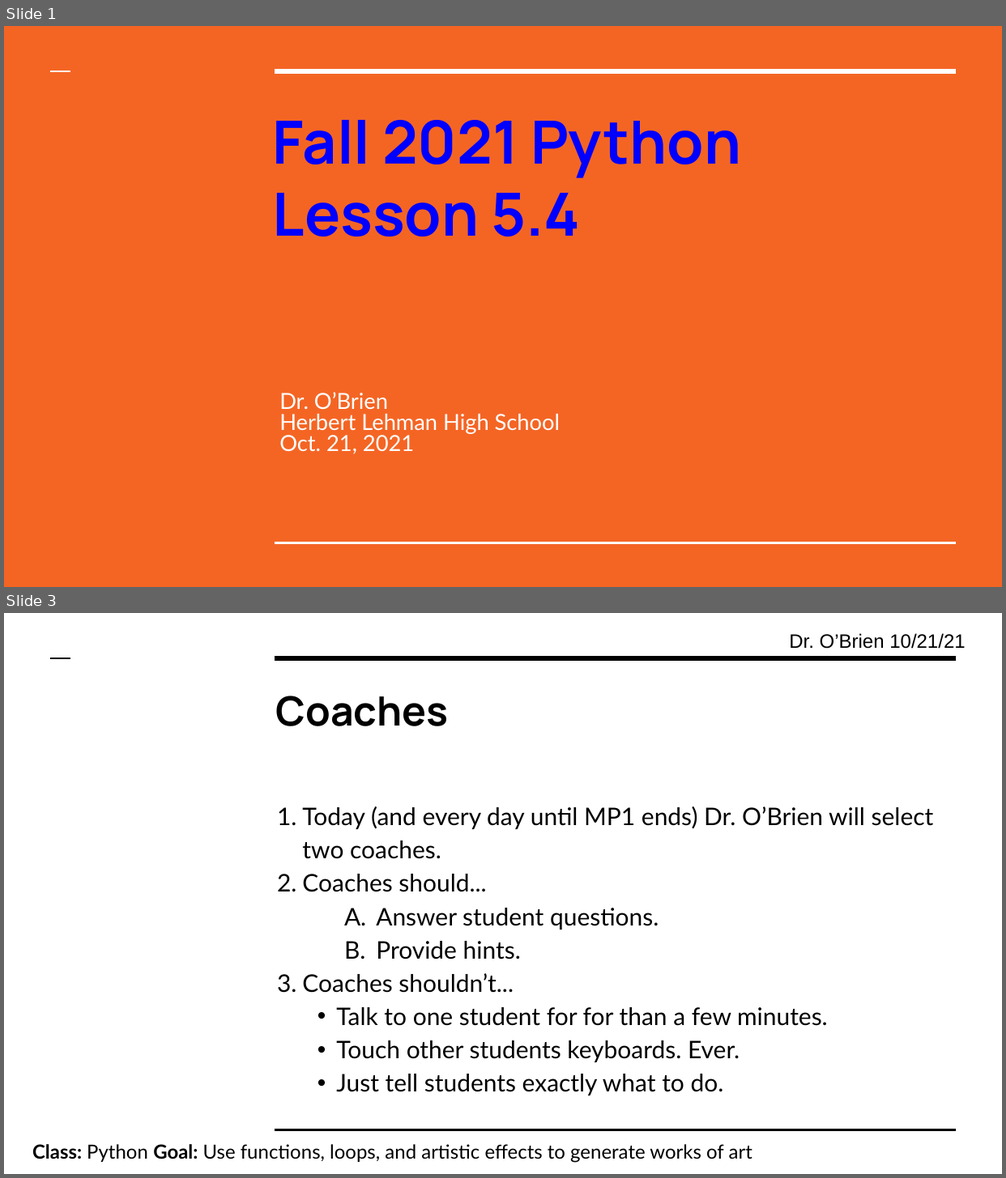
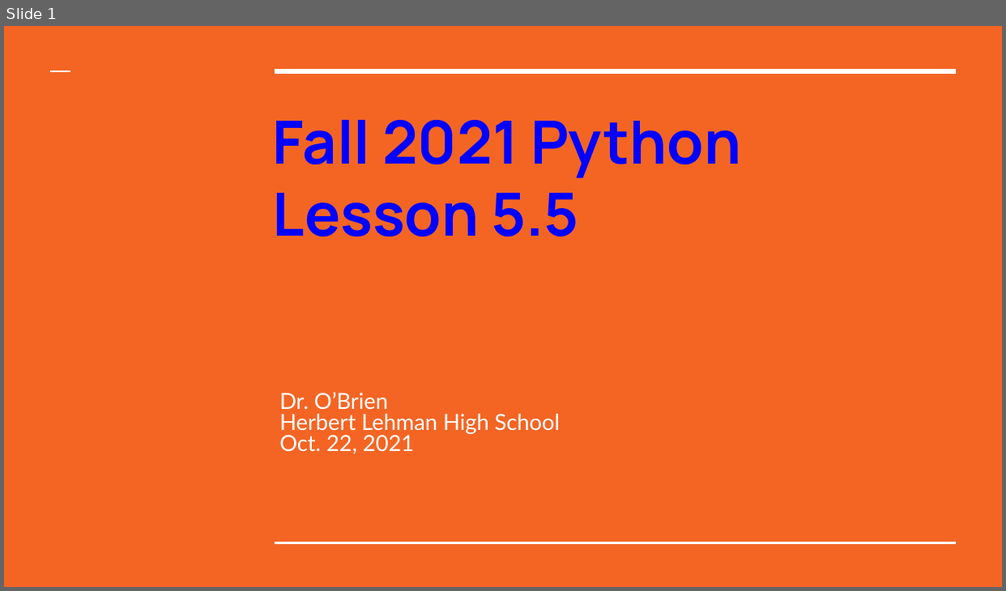
Before and after one commit to cobrien87/work, a slide deck: old/lesson_54_python.pptx. Shown one above the other, each under a label of ours: slides 1 and 3 before the commit, slide 1 after it; the slides between them are not shown. The pictures are 1006x1178 and 1006x591 pixels, drawn with LibreOffice and Linux fonts; fonts in the diff are those of the drawing; background and template pictures are left out. Boxes give left, top, right and bottom in pixels: in the first picture for what was removed or moved away, otherwise in the second. Text is boxed around its words. In the diff, an @@ line names an element or a change of style, - is before the commit and + after.

```diff
--- a/old/lesson_54_python.pptx
+++ b/old/lesson_54_python.pptx
@@ slide 3 removed at [4, 613, 1002, 1174], background #FFFFFF @@
@@ text removed at [789, 633, 965, 649] @@
-Dr. O’Brien 10/21/21
@@ line removed from (51, 658) to (71, 658) @@
@@ line removed from (275, 658) to (956, 658) @@
@@ title removed at [276, 696, 449, 726] @@
-Coaches
@@ text removed at [302, 807, 934, 1096] @@
-1. Today (and every day until MP1 ends) Dr. O’Brien will select two coaches.
-2. Coaches should...
-  A. Answer student questions.
-  B. Provide hints.
-3. Coaches shouldn’t...
-  • Talk to one student for for than a few minutes.
-  • Touch other students keyboards. Ever.
-  • Just tell students exactly what to do.
@@ text removed at [32, 1144, 752, 1163] @@
-Class: Python Goal: Use functions, loops, and artistic effects to generate works of art
@@ line removed from (275, 1130) to (956, 1130) @@
@@ slide 1 changed as well @@
@@ title at [273, 193, 578, 237]: text changed @@
-Lesson 5.4
+Lesson 5.5
@@ subtitle at [279, 435, 414, 454]: text changed @@
-Oct. 21, 2021
+Oct. 22, 2021
```
Also in this commit, not shown: 5 other slides changed, 1 slide added, 1 other slide removed, 15 other files.
